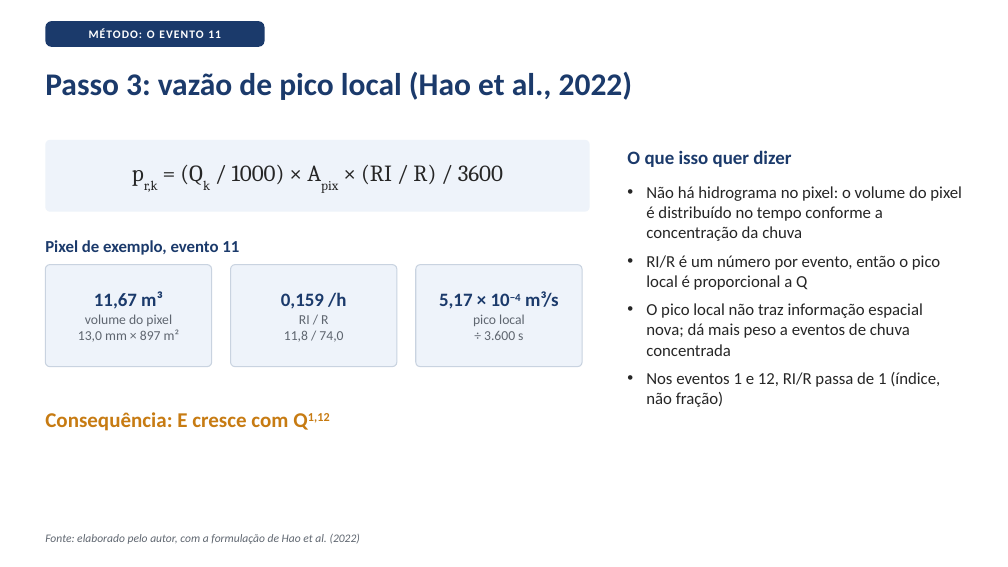
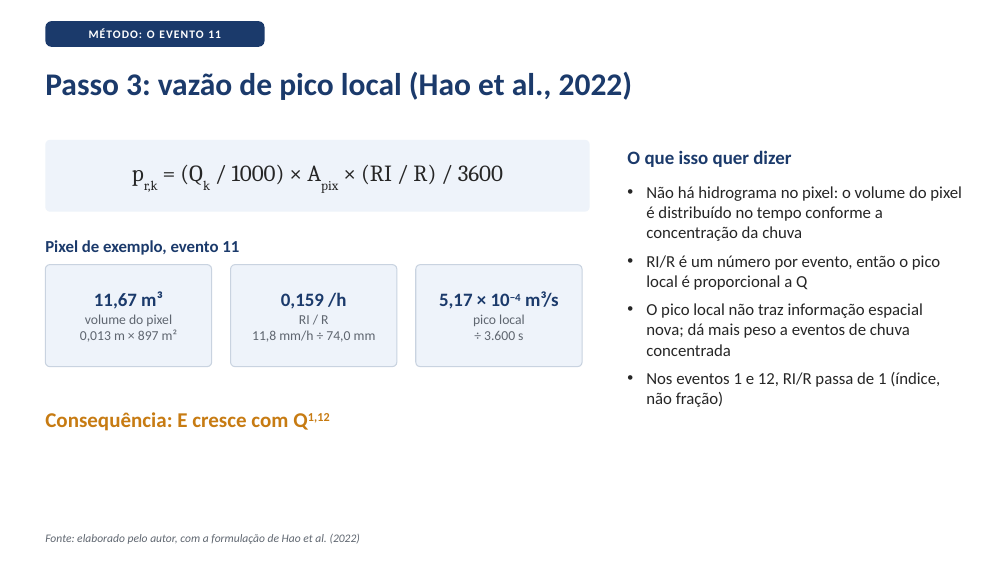
Before and after one commit to mateusvivarelli/TCC, a slide deck: slide 6 of TCC_Texto/slides/slides_11a28_defesa.pptx. Drawn at 1008x567 pixels with LibreOffice and Linux fonts; fonts in the diff are those of the drawing. Boxes give left, top, right and bottom in pixels: in the first picture for what was removed or moved away, otherwise in the second. Text is boxed around its words. In the diff, an @@ line names an element or a change of style, - is before the commit and + after.

```diff
--- a/TCC_Texto/slides/slides_11a28_defesa.pptx
+++ b/TCC_Texto/slides/slides_11a28_defesa.pptx
@@ text in rounded rectangle at <box>80,329,177,342</box>: text changed @@
-13,0 mm × 897 m²
+0,013 m × 897 m²
@@ text in rounded rectangle at <box>252,330,376,342</box>: text changed @@
-11,8 / 74,0
+11,8 mm/h ÷ 74,0 mm
```
Also in this commit, not shown: 1 other slide changed, 3 slides added, 6 other files.
